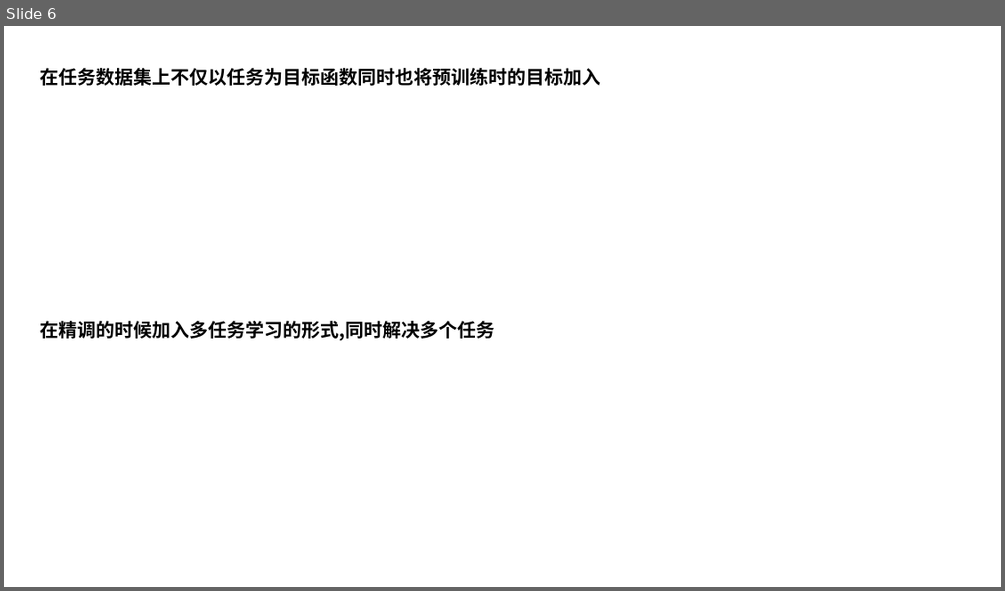
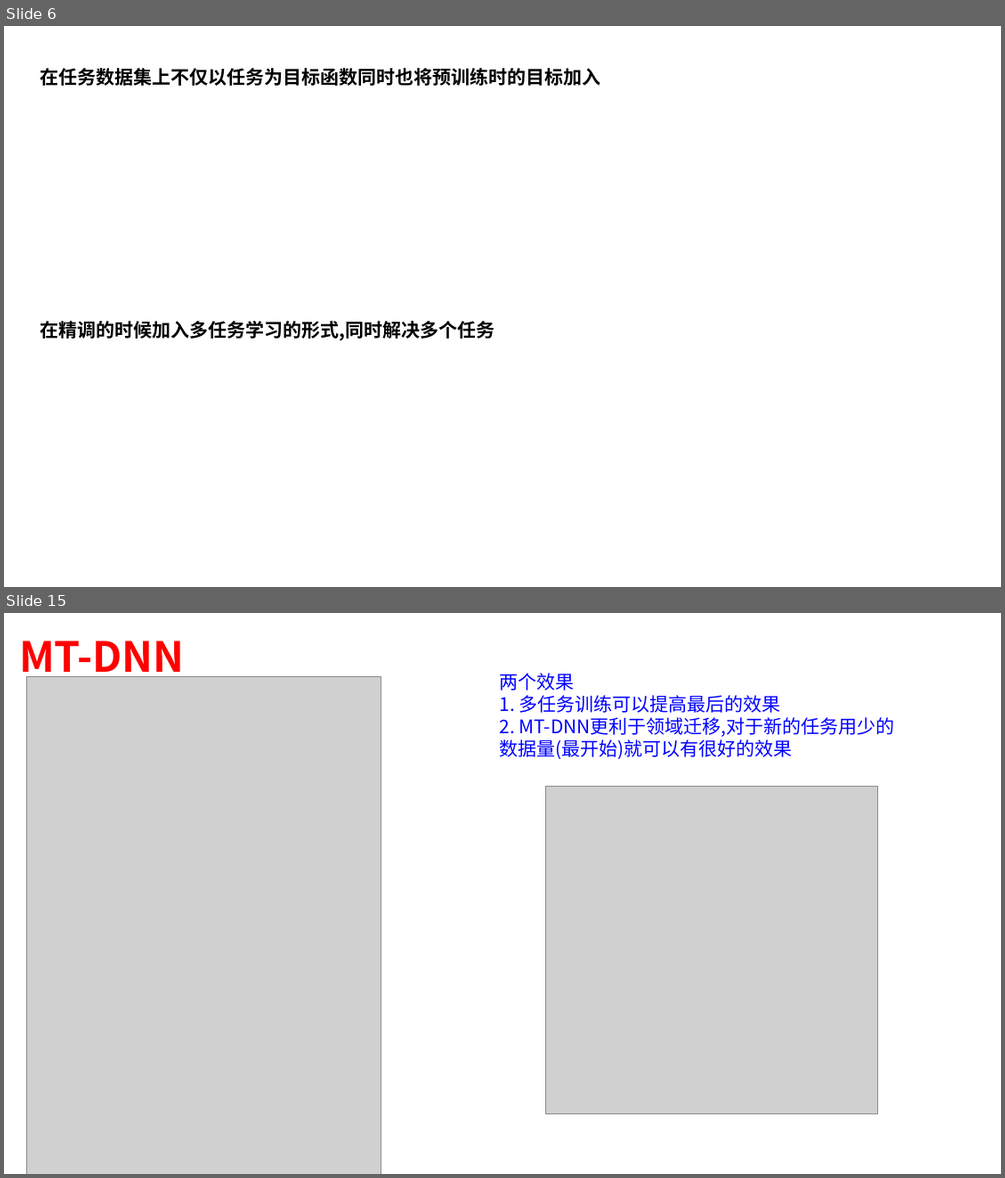
Before and after one commit to xiaojkql/Interview-Prepare, a slide deck: 预训练模型/summary.pptx. Shown one above the other, each under a label of ours: slide 6 before the commit, slides 6 and 15 after it; the slides between them are not shown. The pictures are 1005x591 and 1005x1178 pixels, drawn with LibreOffice and Linux fonts; fonts in the diff are those of the drawing; grey boxes stand for pictures. Boxes give left, top, right and bottom in pixels: in the first picture for what was removed or moved away, otherwise in the second. Text is boxed around its words. In the diff, an @@ line names an element or a change of style, - is before the commit and + after.

```diff
--- a/预训练模型/summary.pptx
+++ b/预训练模型/summary.pptx
@@ slide 15 added at (4,613,1001,1174), background #FFFFFF @@
@@ text added at (19,641,185,682), 40 pt, text #FF0000, bold @@
+MT-DNN
@@ picture added at (26,676,380,1174) @@
@@ text added at (500,673,895,759), 18 pt, text #0000FF @@
+两个效果
+1. 多任务训练可以提高最后的效果
+2. MT-DNN更利于领域迁移,对于新的任务用少的数据量(最开始)就可以有很好的效果
@@ picture added at (546,787,878,1113) @@
```
Also in this commit, not shown: 1 slide changed, 17 other slides added, 1 slide removed.
